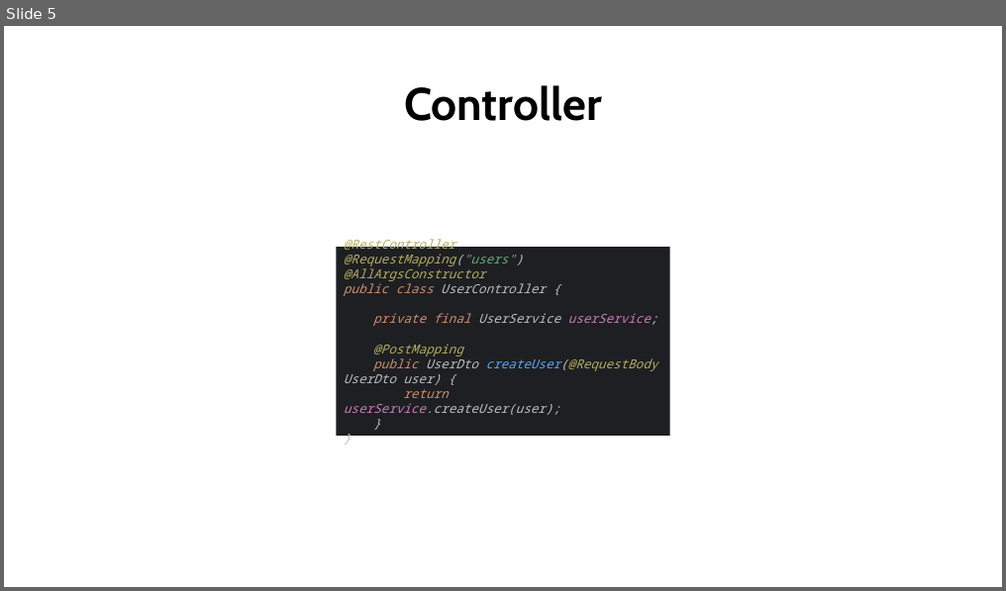
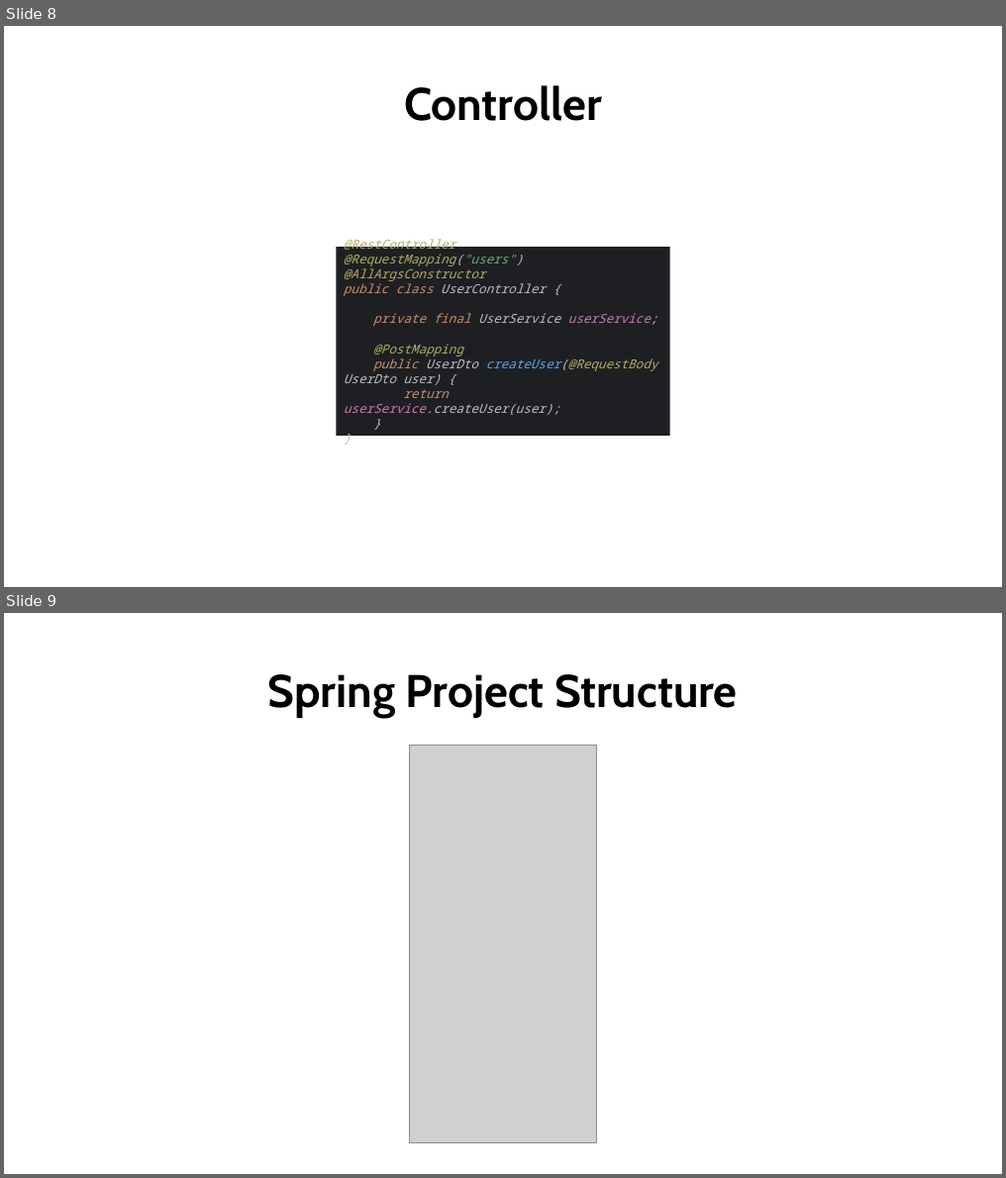
Before and after one commit to aminebag/distributed_systems, a slide deck: spring.pptx. Shown one above the other, each under a label of ours: slide 5 before the commit, slides 8 and 9 after it. The pictures are 1006x591 and 1006x1178 pixels, drawn with LibreOffice and Linux fonts; fonts in the diff are those of the drawing; grey boxes stand for pictures. Boxes give left, top, right and bottom in pixels: in the first picture for what was removed or moved away, otherwise in the second. Text is boxed around its words. In the diff, an @@ line names an element or a change of style, - is before the commit and + after.

```diff
--- a/spring.pptx
+++ b/spring.pptx
@@ slide 9 added at bbox=[4, 613, 1002, 1174], background #FFFFFF @@
@@ text added at bbox=[268, 674, 738, 718], 44 pt, text #000000, bold @@
+Spring Project Structure
@@ picture added at bbox=[409, 745, 597, 1144] @@
@@ what was slide 5 is now slide 8 @@
```
Also in this commit, not shown: 1 slide changed, 3 other slides added, 1 slide removed.
